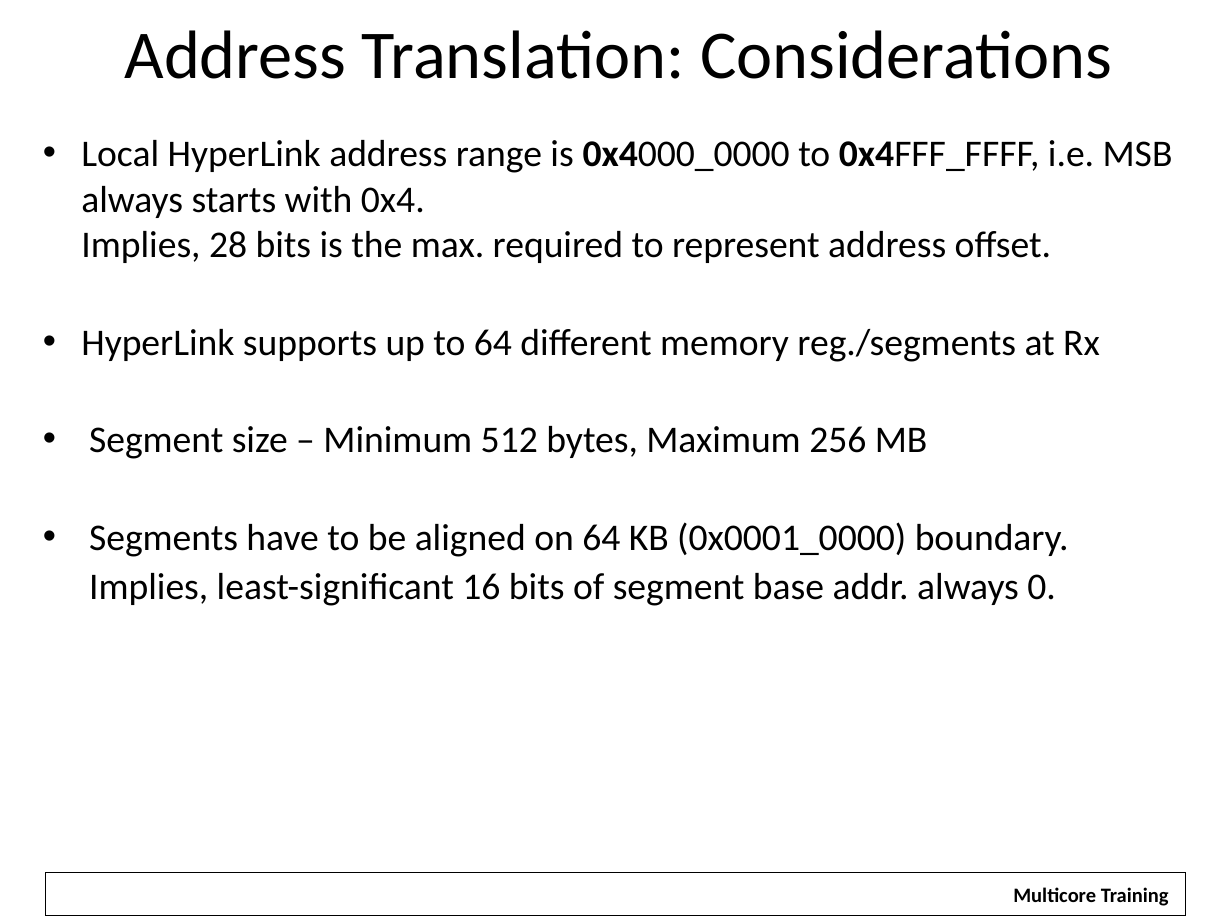
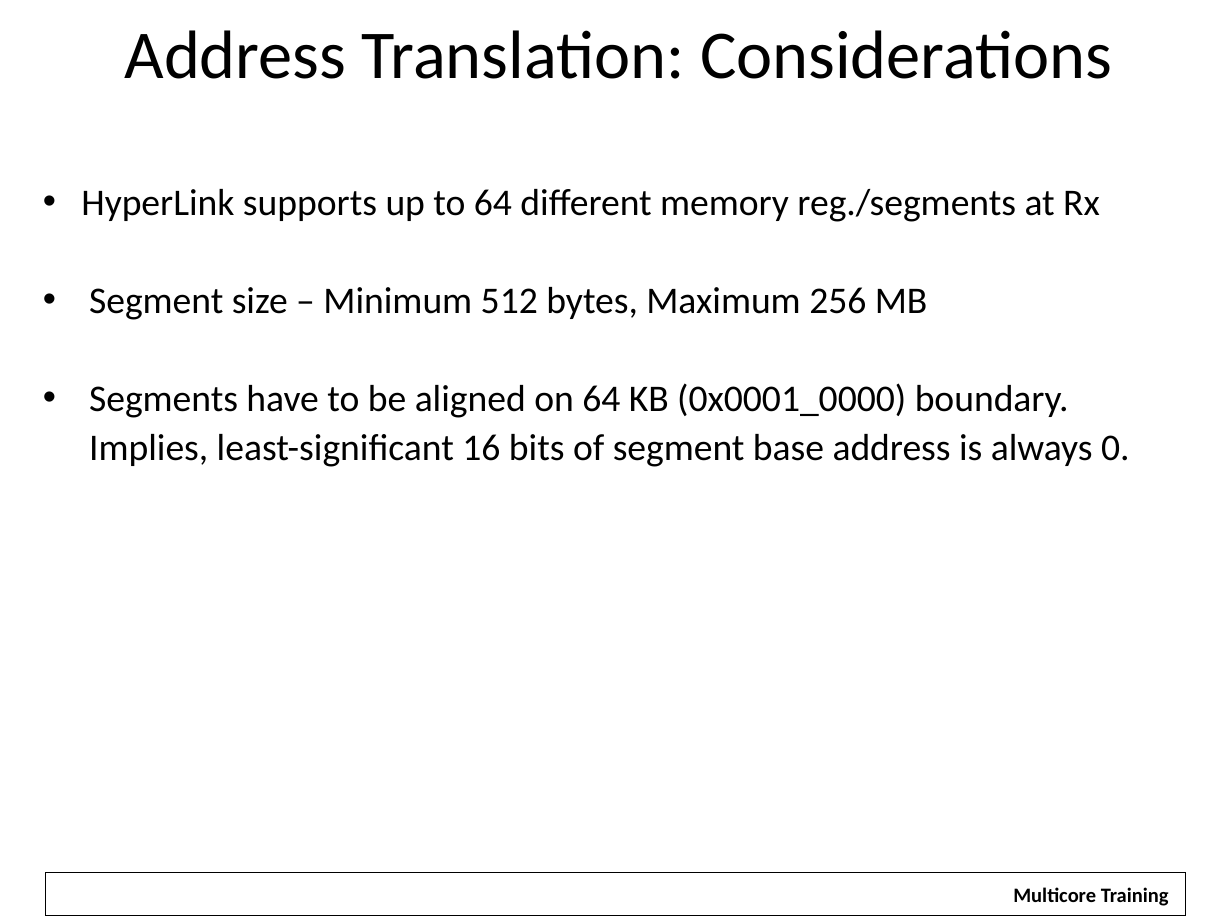
Before and after one commit to hari1989/keystone-workshop, a slide deck: slide 15 of slides/Intro to Hyperlink.pptx. Drawn at 1232x924 pixels with LibreOffice and Linux fonts; fonts in the diff are those of the drawing; background and template pictures are left out. Boxes give left, top, right and bottom in pixels: in the first picture for what was removed or moved away, otherwise in the second. Text is boxed around its words. In the diff, an @@ line names an element or a change of style, - is before the commit and + after.

```diff
--- a/slides/Intro to Hyperlink.pptx
+++ b/slides/Intro to Hyperlink.pptx
@@ text at <box>81,140,1173,263</box>: paragraph removed @@
-• Local HyperLink address range is 0x4000_0000 to 0x4FFF_FFFF, i.e. MSB always starts with 0x4.
-  Implies, 28 bits is the max. required to represent address offset.
@@ text at <box>89,434,1129,467</box>: text changed @@
-Implies, least-significant 16 bits of segment base addr. always 0.
+Implies, least-significant 16 bits of segment base address is always 0.
```
Also in this commit, not shown: 15 other slides changed, 16 slides added, 11 slides removed.
